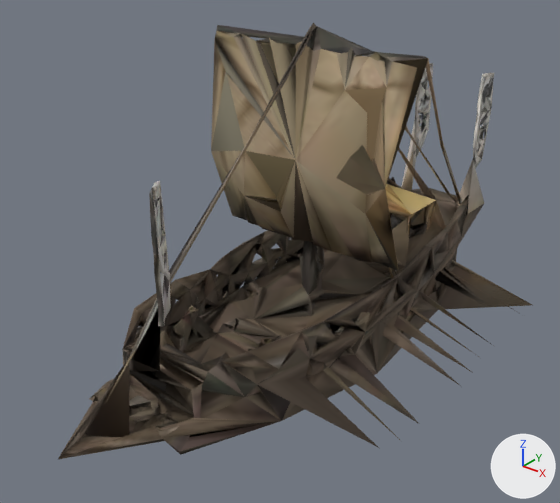
Renders of the glTF model public/models/sekibune_v2_lod2.glb from each side of a commit.
Camera for both pictures: a 50 mm lens placed at (0.61, -0.827, 0.428), pointed at (-0.019, -0.04, -0.06). Lighting does not change. The marker at lower right points along +X, +Y and +Z. The first picture is the older version. Vertices at exactly the same position are counted once.

Names of what the first picture shows: 'tripo_node_8296add7-7248-4e58-8521-8ef38d7d1bdd'.
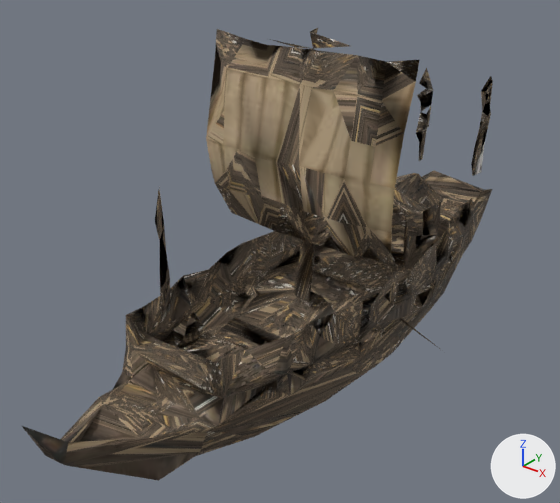
Changed parts and their boxes (x1, y1, x2, y2) in the pictures (560 x 503 px):
'tripo_node_8296add7-7248-4e58-8521-8ef38d7d1bdd', reshaped, moved, rescaled: before (57, 23, 532, 460); after (22, 28, 493, 481)
part 1 of me_tripo_mesh_8296add7_7248_4e58_8521_8ef38d7d1bdd, rebuilt: before (57, 23, 532, 460); after (22, 28, 492, 481)
part 2 of me_tripo_mesh_8296add7_7248_4e58_8521_8ef38d7d1bdd, added: after (416, 68, 433, 161)
part 3 of me_tripo_mesh_8296add7_7248_4e58_8521_8ef38d7d1bdd, added: after (471, 76, 493, 176)
part 4 of me_tripo_mesh_8296add7_7248_4e58_8521_8ef38d7d1bdd, added: after (155, 189, 171, 322)

The change, as a diff of the scene's bpy script:
```diff
--- a/public/models/sekibune_v2_lod2.glb.py
+++ b/public/models/sekibune_v2_lod2.glb.py
@@ me_tripo_mesh_8296add7_7248_4e58_8521_8ef38d7d1bdd @@
 # used by ob_tripo_node_8296add7_7248_4e58_8521_8ef38d7d1bdd; location = (-0.004, 0.012, -0.015); scale = (0.467, 0.467, 0.467)
 # verts and faces of me_tripo_mesh_8296add7_7248_4e58_8521_8ef38d7d1bdd; kept vertices keep their numbers, new ones are numbered from 1396
-me_tripo_mesh_8296add7_7248_4e58_8521_8ef38d7d1bdd.from_pydata(...)  # 1396 vertices, 4137 faces; spans x -0.53..0.53, y -1.0..1.0, z -0.58..0.58
+me_tripo_mesh_8296add7_7248_4e58_8521_8ef38d7d1bdd.from_pydata(...)  # 513 vertices, 1077 faces; spans x -0.37..0.37, y -1.0..1.0, z -0.55..0.55
+# me_tripo_mesh_8296add7_7248_4e58_8521_8ef38d7d1bdd part 1: the loose piece of 1393 vertices spanning x -0.53..0.53, y -1.0..1.0, z -0.51..0.58 is rebuilt with 462 vertices and now spans x -0.37..0.37, y -1.0..1.0, z -0.55..0.55
+# me_tripo_mesh_8296add7_7248_4e58_8521_8ef38d7d1bdd part 2: a new loose piece of 16 vertices spanning x -0.17..-0.15, y 0.84..0.94, z -0.08..0.28, in mat_tripo_material_8296add7_7248_4e58_8521_8ef38d7d1bdd
+# me_tripo_mesh_8296add7_7248_4e58_8521_8ef38d7d1bdd part 3: a new loose piece of 16 vertices spanning x 0.08..0.09, y 0.83..0.95, z -0.08..0.28, in mat_tripo_material_8296add7_7248_4e58_8521_8ef38d7d1bdd
+# me_tripo_mesh_8296add7_7248_4e58_8521_8ef38d7d1bdd part 4
+verts[1396] = (0.0, -0.62, 0.1)  # pixel (159, 270)
+verts[1397] = (-0.01, -0.61, 0.16)  # pixel (159, 241)
+verts[1398] = (0.0, -0.62, 0.04)  # pixel (160, 289)
+verts[1399] = (-0.04, -0.57, 0.14)  # pixel (162, 239)
+verts[1400] = (-0.05, -0.55, 0.1)  # pixel (166, 253)
+verts[1401] = (-0.04, -0.55, 0.03)  # pixel (169, 276)
+verts[1402] = (-0.07, -0.54, 0.08)  # pixel (165, 254)
+verts[1403] = (-0.01, -0.62, -0.05)  # pixel (161, 322)
+verts[1404] = (-0.05, -0.55, -0.06)  # pixel (170, 308)
+verts[1405] = (-0.07, -0.54, 0.17)  # pixel (163, 222)
+verts[1406] = (-0.01, -0.62, 0.21)  # pixel (154, 221)
+verts[1407] = (-0.04, -0.57, 0.28)
+faces += [(1396, 1397, 1398), (1397, 1399, 1398), (1398, 1399, 1400), (1398, 1400, 1401), (1400, 1402, 1401), (1398, 1403, 1401)]
+faces += [(1401, 1404, 1403), (1401, 1402, 1404), (1400, 1402, 1405), (1399, 1400, 1405), (1397, 1405, 1399), (1397, 1406, 1405)]
+faces += [(1405, 1406, 1407), (1397, 1405, 1407), (1397, 1407, 1406)]
+# other edits to the shape of me_tripo_mesh_8296add7_7248_4e58_8521_8ef38d7d1bdd do not show in these pictures
 me_tripo_mesh_8296add7_7248_4e58_8521_8ef38d7d1bdd.materials.append(mat_tripo_material_8296add7_7248_4e58_8521_8ef38d7d1bdd)
@@ ob_tripo_node_8296add7_7248_4e58_8521_8ef38d7d1bdd @@
 ob_tripo_node_8296add7_7248_4e58_8521_8ef38d7d1bdd = bpy.data.objects.new('tripo_node_8296add7-7248-4e58-8521-8ef38d7d1bdd', me_tripo_mesh_8296add7_7248_4e58_8521_8ef38d7d1bdd)
-ob_tripo_node_8296add7_7248_4e58_8521_8ef38d7d1bdd.location = (-0.004, 0.012, -0.015)
-ob_tripo_node_8296add7_7248_4e58_8521_8ef38d7d1bdd.scale = (0.467, 0.467, 0.467)
+ob_tripo_node_8296add7_7248_4e58_8521_8ef38d7d1bdd.location = (0.019, 0.0, -0.019)
+ob_tripo_node_8296add7_7248_4e58_8521_8ef38d7d1bdd.scale = (0.488, 0.488, 0.488)
```
